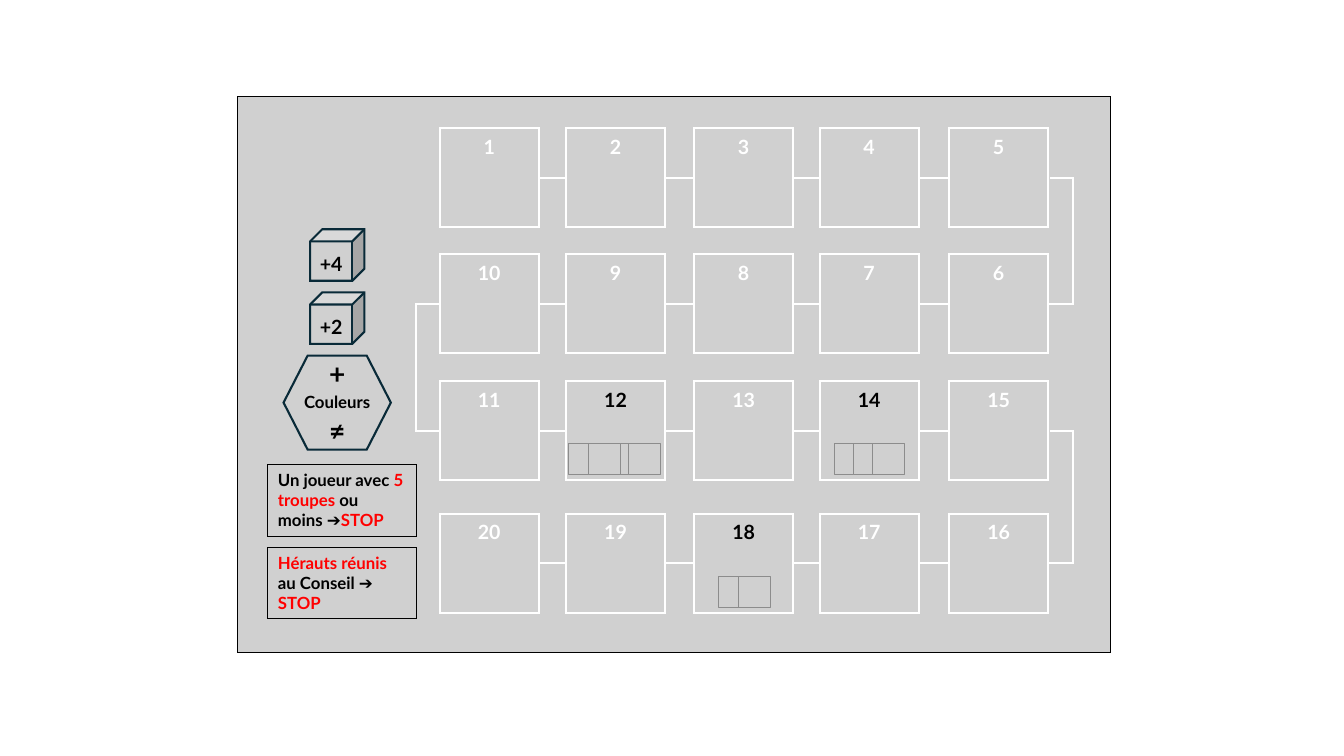
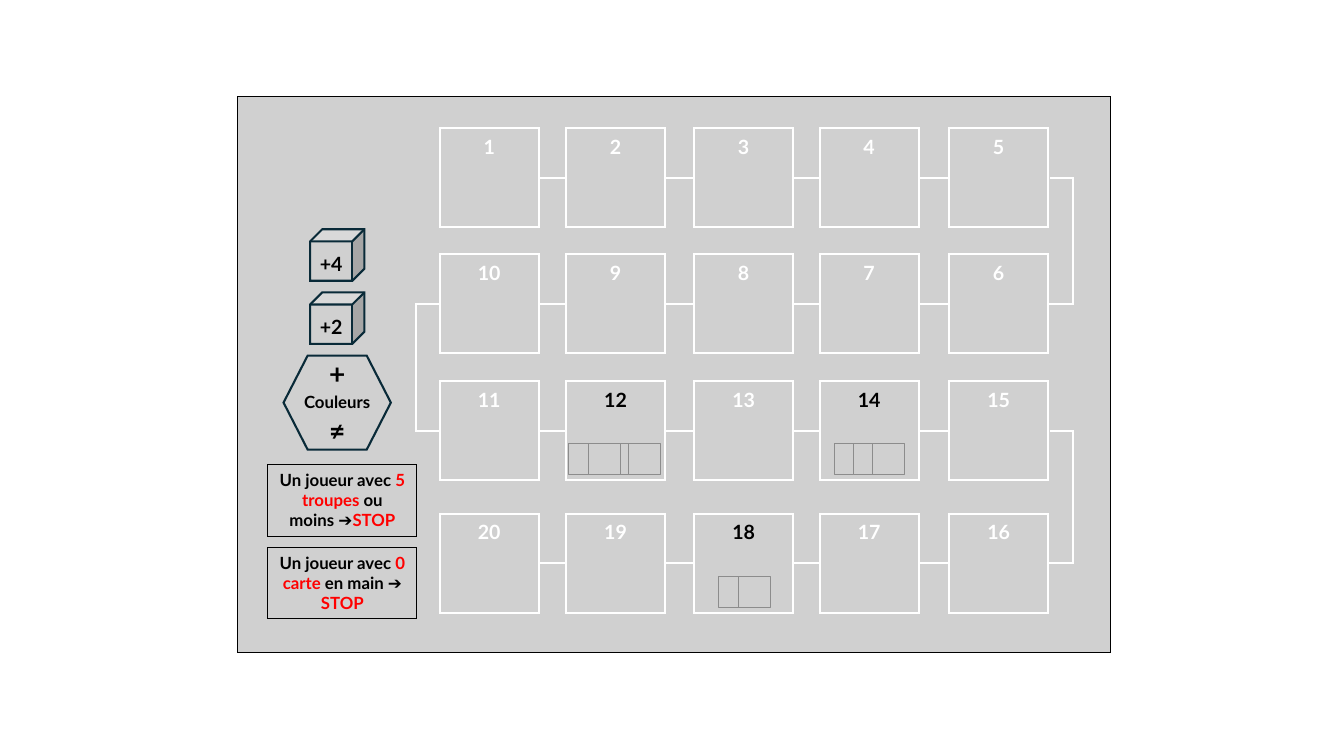
Before and after one commit to LucasBorboleta/Terre-de-Barons, a slide deck: slide 1 of pictures/Score-Track-fr/Design-Piste-Scores.pptx. Drawn at 1344x756 pixels with LibreOffice and Linux fonts; fonts in the diff are those of the drawing; grey boxes stand for pictures. Boxes give left, top, right and bottom in pixels: in the first picture for what was removed or moved away, otherwise in the second. Text is boxed around its words. In the diff, an @@ line names an element or a change of style, - is before the commit and + after.

Commit message:
Mise à jour des cartes et des pistes de scores fr+en

```diff
--- a/pictures/Score-Track-fr/Design-Piste-Scores.pptx
+++ b/pictures/Score-Track-fr/Design-Piste-Scores.pptx
@@ picture "Un joueur avec 5 troupes ..." at (268, 465, 417, 536): alignment left to centre @@
@@ text in picture at (280, 556, 405, 609): text changed; text colour #FF0000 to #000000 @@
-Hérauts réunis au Conseil ➔ STOP
+Un joueur avec 0 carte en main ➔ STOP
```
Also in this commit, not shown: 7 other files.
